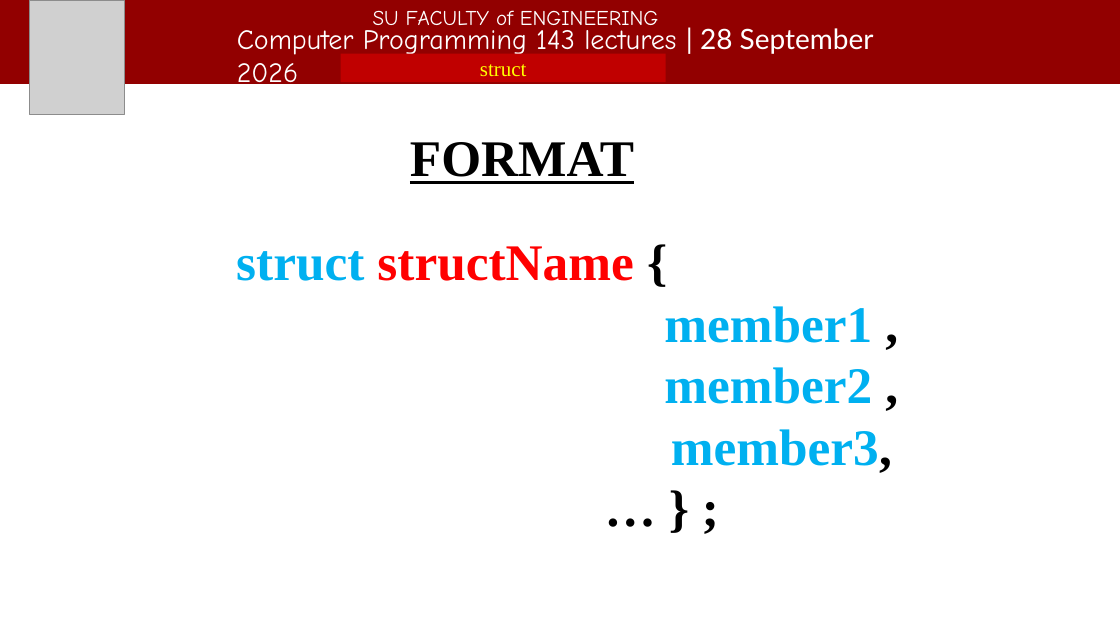
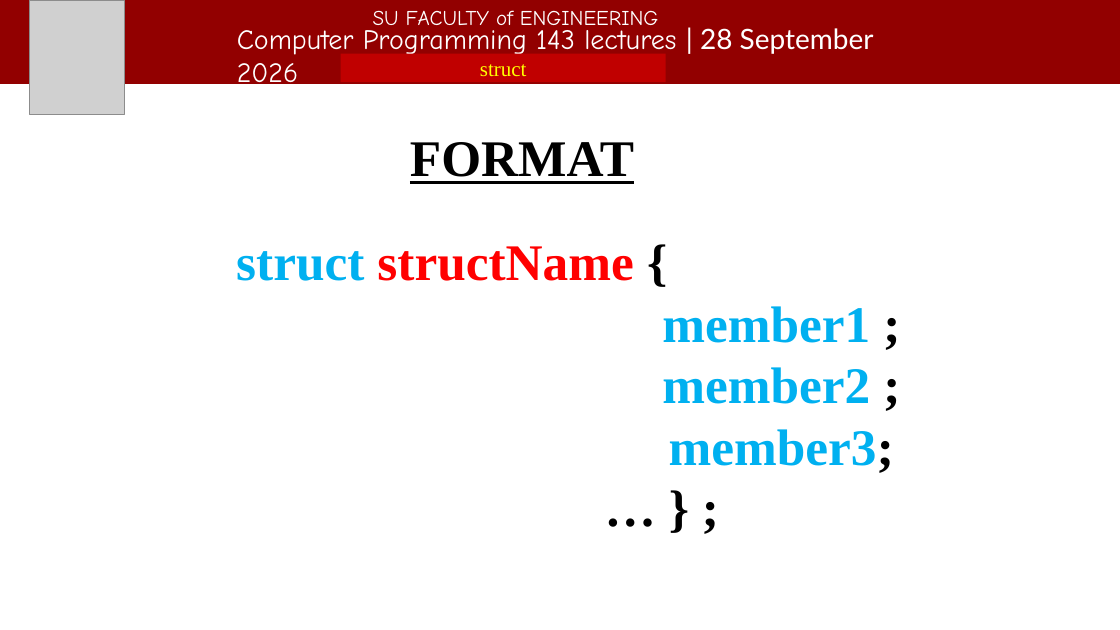
Before and after one commit to Hydrophilic-Wonder/Hydrophilic-Wonder.github.io, a slide deck: slide 3 of files/Lecture_22.pptx. Drawn at 1120x630 pixels with LibreOffice and Linux fonts; fonts in the diff are those of the drawing; grey boxes stand for pictures. Boxes give left, top, right and bottom in pixels: in the first picture for what was removed or moved away, otherwise in the second. Text is boxed around its words. In the diff, an @@ line names an element or a change of style, - is before the commit and + after.

```diff
--- a/files/Lecture_22.pptx
+++ b/files/Lecture_22.pptx
@@ text at bbox=[662, 306, 894, 473]: text changed @@
-member1 ,
-member2 ,
-member3,
+member1 ;
+member2 ;
+member3;
```
Also in this commit, not shown: 1 other slide changed, 2 other files.
